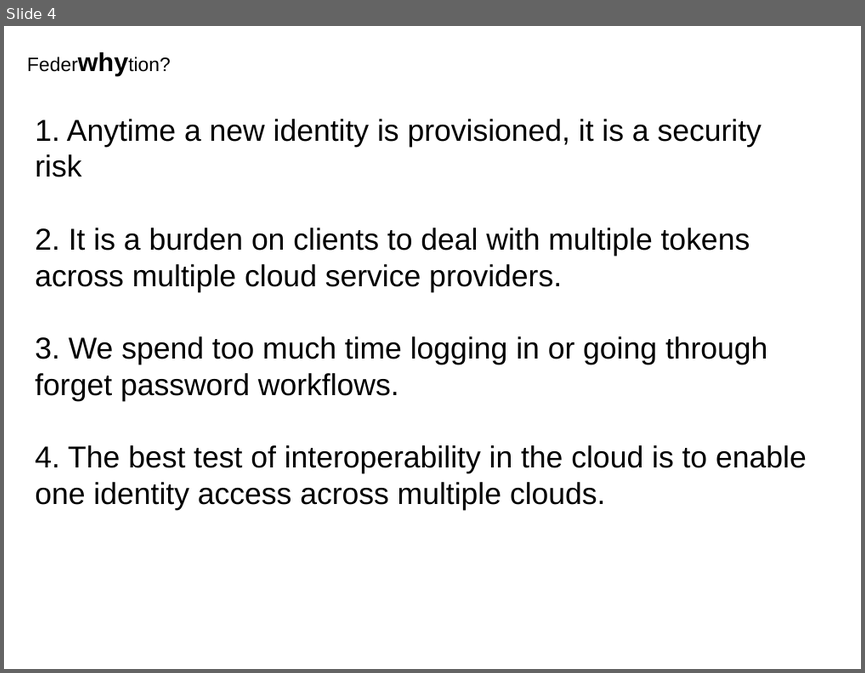
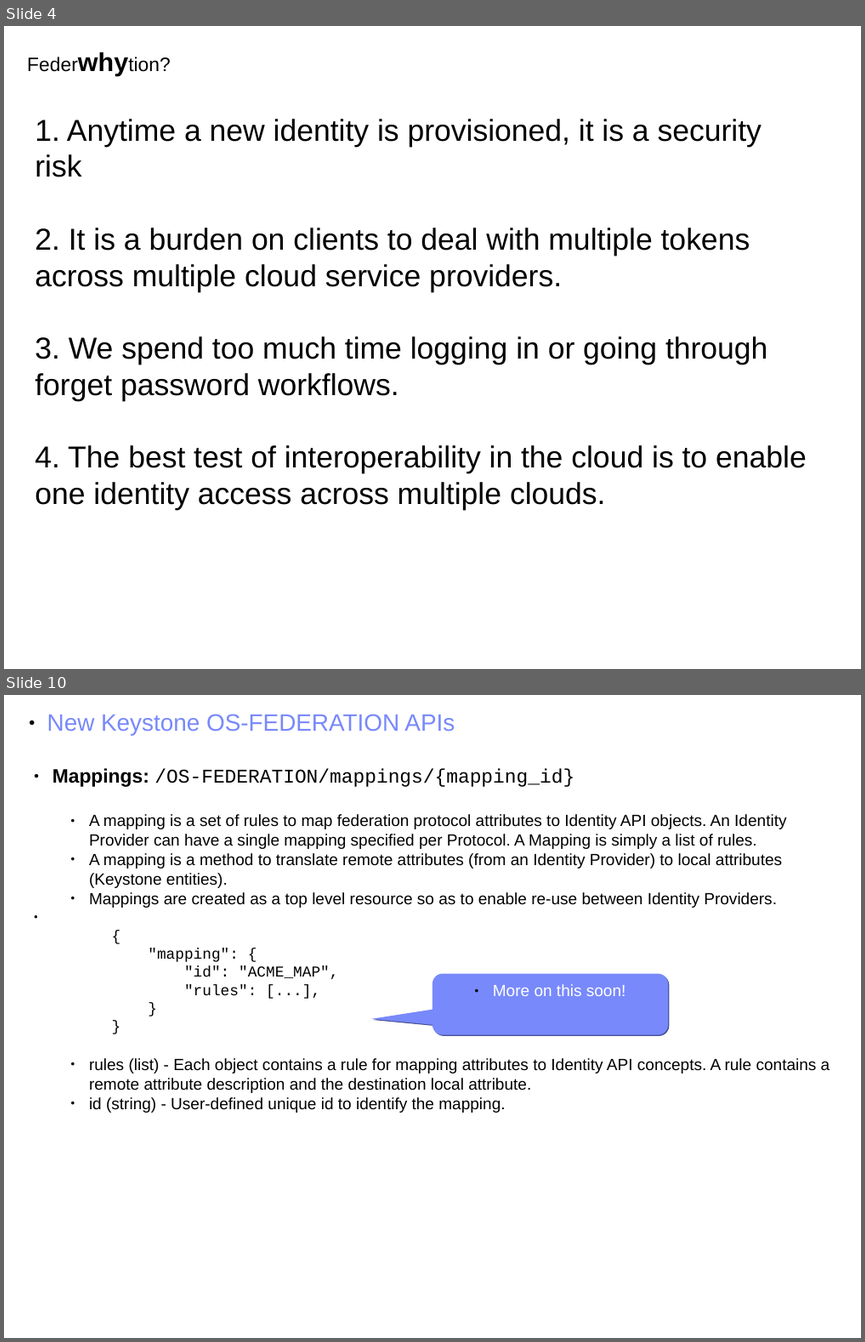
Before and after one commit to joesavak/OpenStackFederation, a slide deck: os-federation.odp. Shown one above the other, each under a label of ours: slide 4 before the commit, slides 4 and 10 after it; the slides between them are not shown. The pictures are 865x673 and 865x1342 pixels, drawn with LibreOffice and Linux fonts; fonts in the diff are those of the drawing. Boxes give left, top, right and bottom in pixels: in the first picture for what was removed or moved away, otherwise in the second. Text is boxed around its words. In the diff, an @@ line names an element or a change of style, - is before the commit and + after.

```diff
--- a/os-federation.odp
+++ b/os-federation.odp
@@ slide 10 added at bbox=[4, 695, 861, 1338], background #FFFFFF @@
@@ text added at bbox=[47, 714, 454, 735], 22 pt, text #7889FB @@
+● New Keystone OS-FEDERATION APIs
@@ text added at bbox=[52, 768, 830, 1112], 15 pt, text #000000 @@
+● Mappings: /OS-FEDERATION/mappings/{mapping_id}
+    ● A mapping is a set of rules to map federation protocol attributes to Identity API objects. An Identity Provider can have a single mapping specified per Protocol. A Mapping is simply a list of rules.
+    ● A mapping is a method to translate remote attributes (from an Identity Provider) to local attributes (Keystone entities).
+    ● Mappings are created as a top level resource so as to enable re-use between Identity Providers.
+{
+"mapping": {
+"id": "ACME_MAP",
+"rules": [...],
+}
+}
+    ● rules (list) - Each object contains a rule for mapping attributes to Identity API concepts. A rule contains a remote attribute description and the destination local attribute.
+    ● id (string) - User-defined unique id to identify the mapping.
@@ rounded speech box added at bbox=[432, 973, 668, 1035], fill #7889FB, 15 pt, text #FFFFFF @@
+● More on this soon!
```
Also in this commit, not shown: 2 slides changed, 11 other slides added, 1 slide removed.
